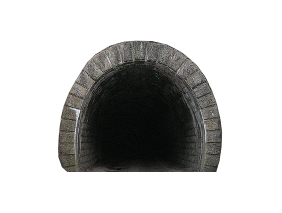
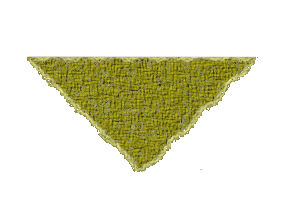
Revision of a layered 282 × 213 image; what changed, layer by layer:
added layer "Eingefügte Ebene #11" above "Tunnel.png" over bbox(27, 56, 258, 172)
hid "Tunnel.png" over bbox(58, 40, 223, 172)
